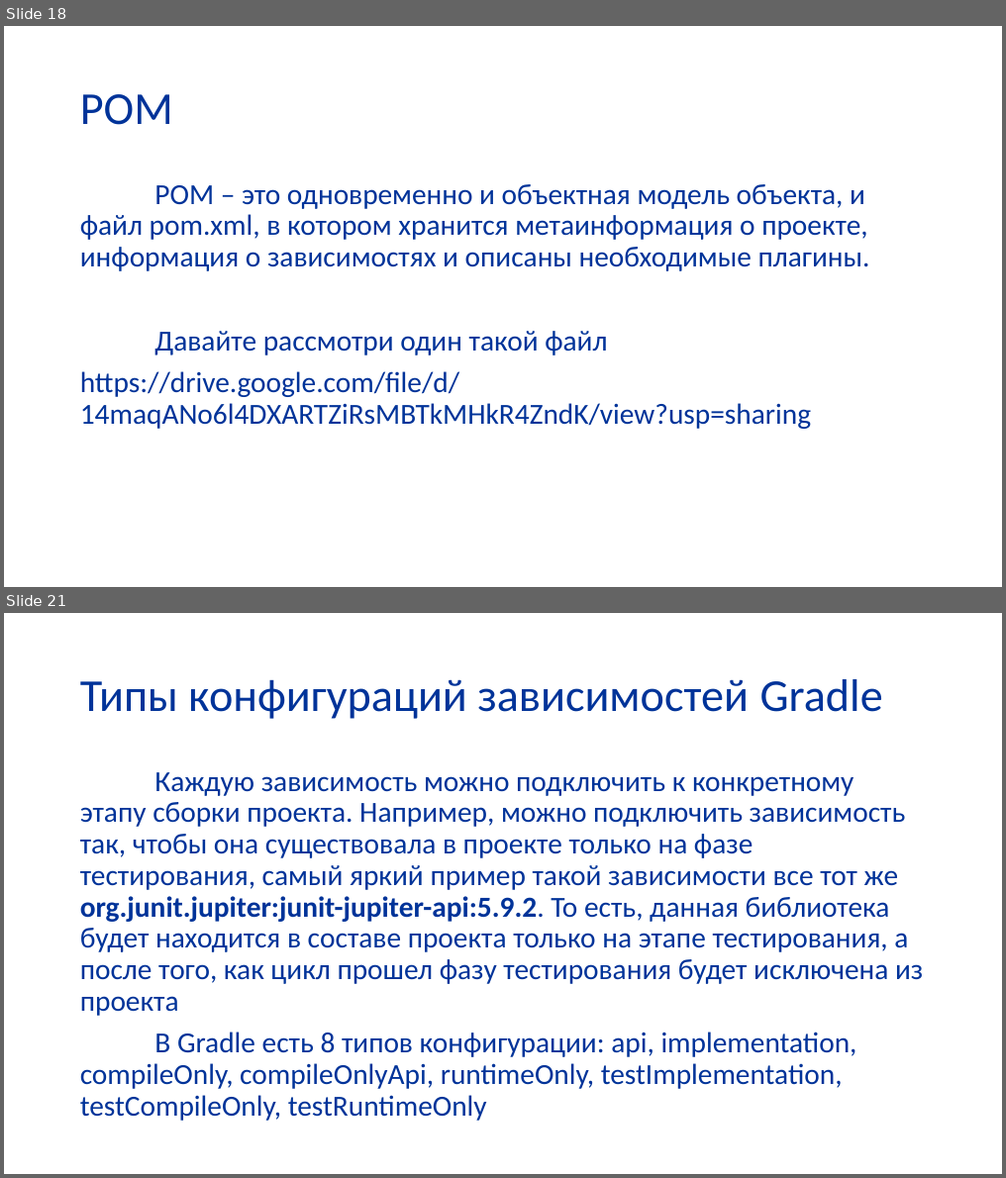
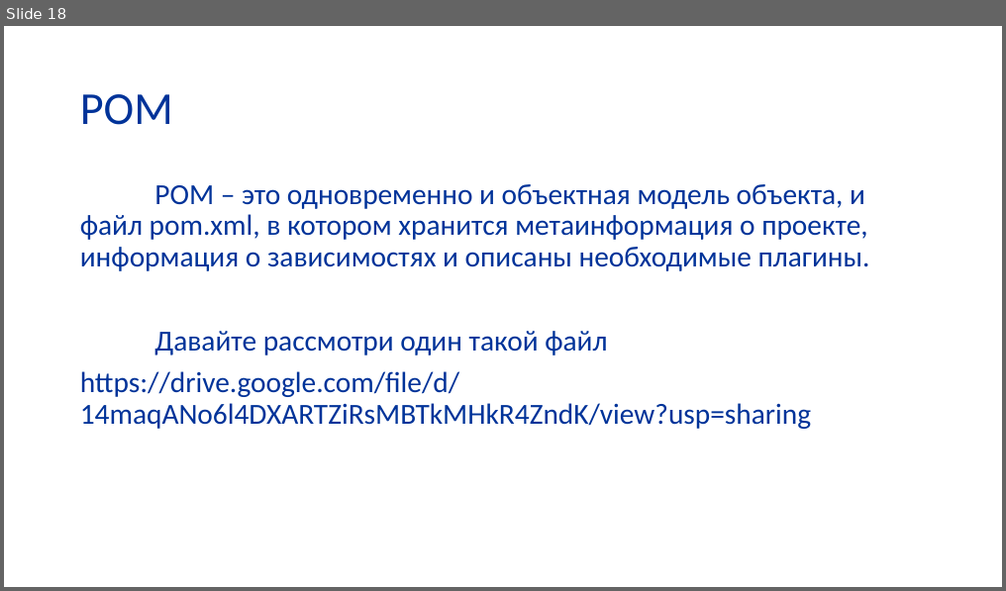
Before and after one commit to butenko-or/programming-technologies, a slide deck: PT_build_systems.pptx. Shown one above the other, each under a label of ours: slides 18 and 21 before the commit, slide 18 after it; the slides between them are not shown. The pictures are 1006x1178 and 1006x591 pixels, drawn with LibreOffice and Linux fonts; fonts in the diff are those of the drawing; background and template pictures are left out. Boxes give left, top, right and bottom in pixels: in the first picture for what was removed or moved away, otherwise in the second. Text is boxed around its words. In the diff, an @@ line names an element or a change of style, - is before the commit and + after.

```diff
--- a/PT_build_systems.pptx
+++ b/PT_build_systems.pptx
@@ slide 21 removed at (x1=4, y1=613, x2=1002, y2=1174), background picture (left out) @@
@@ title removed at (x1=80, y1=679, x2=883, y2=719) @@
-Типы конфигураций зависимостей Gradle
@@ text removed at (x1=80, y1=772, x2=923, y2=1121) @@
-Каждую зависимость можно подключить к конкретному этапу сборки проекта. Например, можно подключить зависимость так, чтобы она существовала в проекте только на фазе тестирования, самый яркий пример такой зависимости все тот же org.junit.jupiter:junit-jupiter-api:5.9.2. То есть, данная библиотека будет находится в составе проекта только на этапе тестирования, а после того, как цикл прошел фазу тестирования будет исключена из проекта
-В Gradle есть 8 типов конфигурации: api, implementation, compileOnly, compileOnlyApi, runtimeOnly, testImplementation, testCompileOnly, testRuntimeOnly
```
Also in this commit, not shown: 3 slides changed, 8 slides added, 17 other slides removed.
